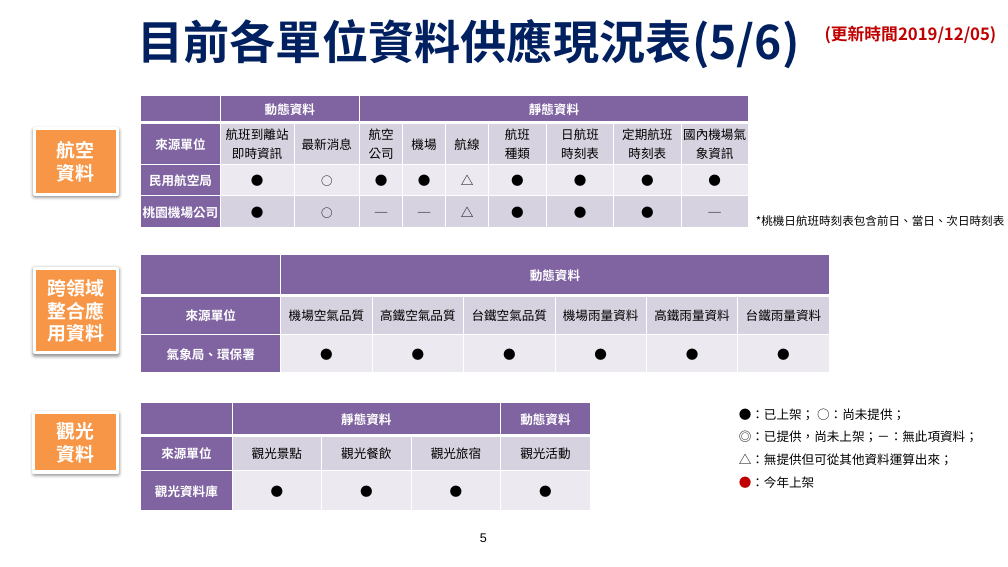
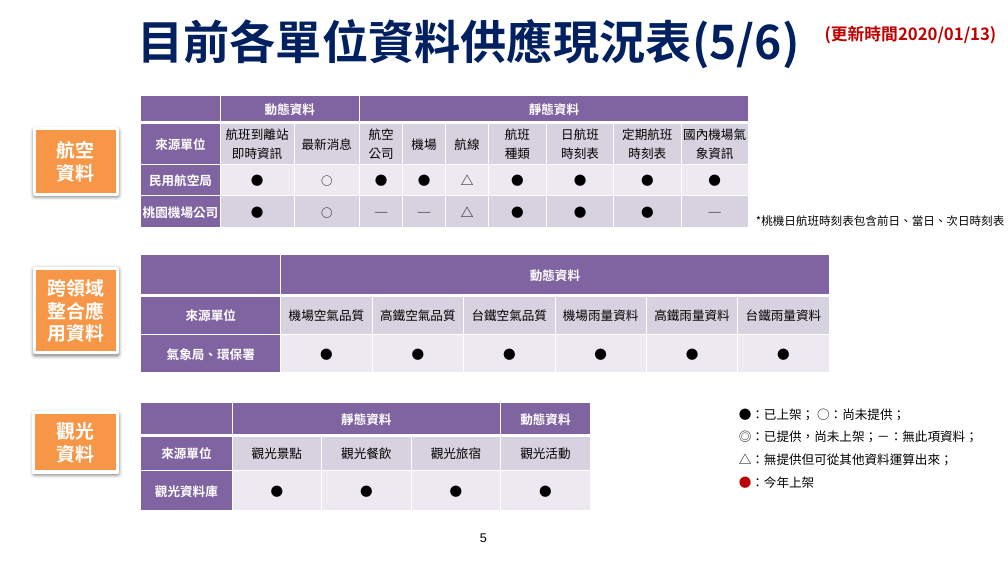
Before and after one commit to ptxmotc/data-provide-status, a slide deck: slide 5 of 各單位資料供應現況表.pptx. Drawn at 1008x567 pixels with LibreOffice and Linux fonts; fonts in the diff are those of the drawing; background and template pictures are left out. Boxes give left, top, right and bottom in pixels: in the first picture for what was removed or moved away, otherwise in the second. Text is boxed around its words. In the diff, an @@ line names an element or a change of style, - is before the commit and + after.

```diff
--- a/各單位資料供應現況表.pptx
+++ b/各單位資料供應現況表.pptx
@@ text at bbox=[825, 25, 997, 44]: text changed @@
-(更新時間2019/12/05)
+(更新時間2020/01/13)
```
Also in this commit, not shown: 5 other slides changed, 1 other file.
